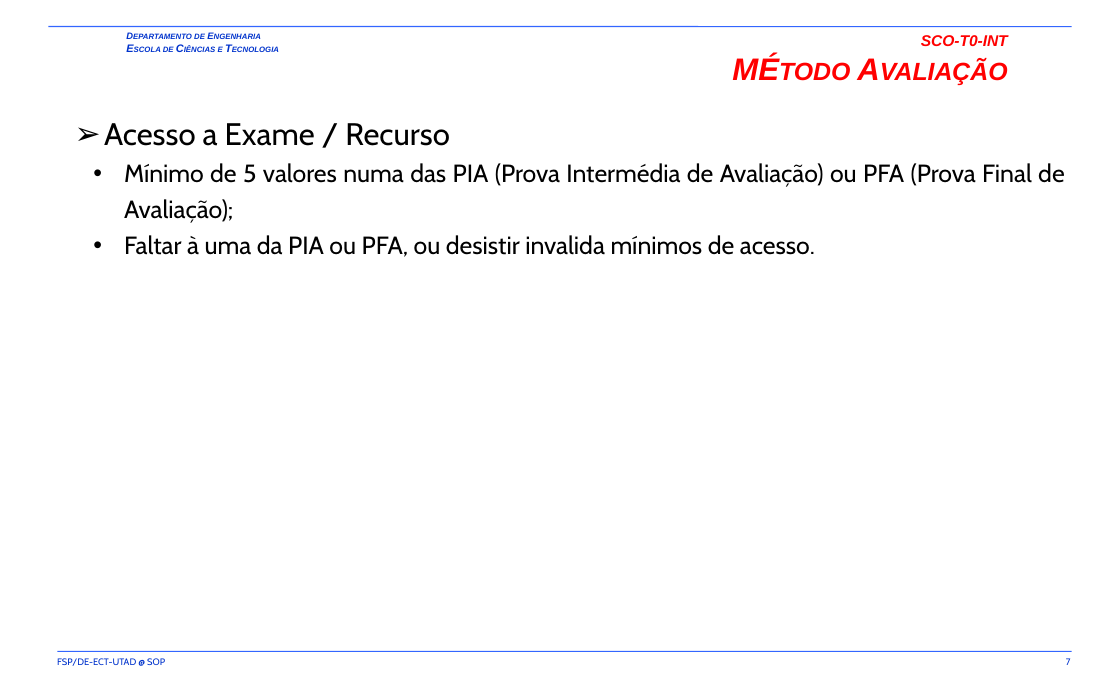
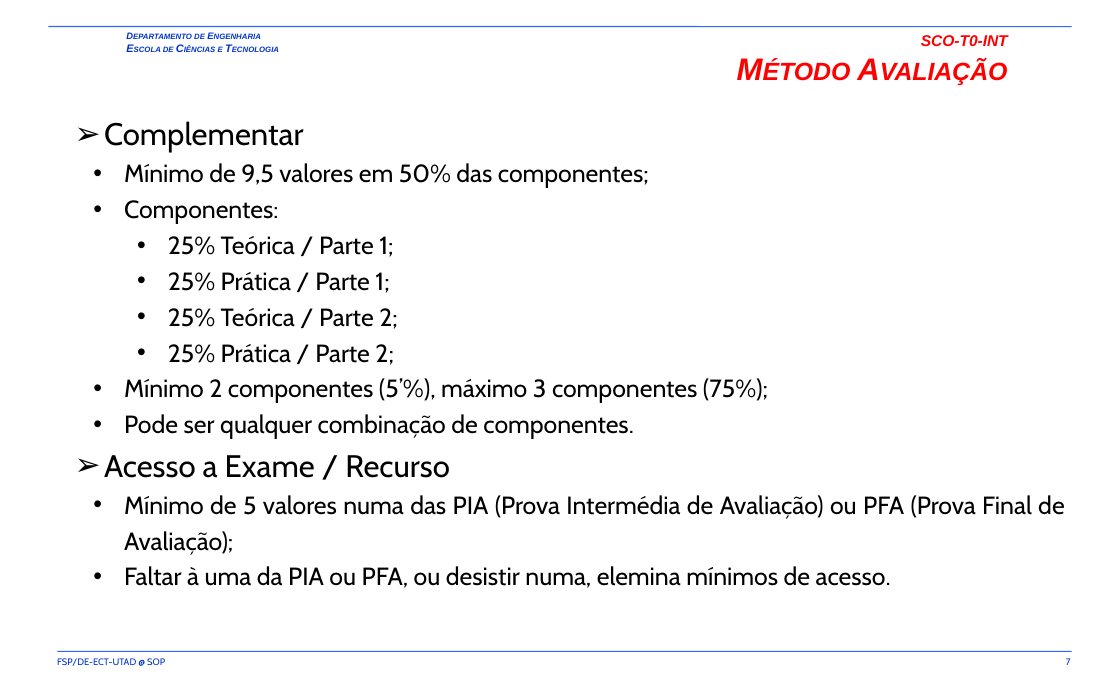
Before and after one commit to fsp864/UTAD-SCO, a slide deck: slide 7 of aulas/t/SCO-T0-INT.pptx. Drawn at 1120x700 pixels with LibreOffice and Linux fonts; fonts in the diff are those of the drawing; background and template pictures are left out. Boxes give left, top, right and bottom in pixels: in the first picture for what was removed or moved away, otherwise in the second. Text is boxed around its words. In the diff, an @@ line names an element or a change of style, - is before the commit and + after.

```diff
--- a/aulas/t/SCO-T0-INT.pptx
+++ b/aulas/t/SCO-T0-INT.pptx
@@ text at [104, 121, 768, 439]: paragraphs added @@
+➢ Complementar
+  • Mínimo de 9,5 valores em 50% das componentes;
+  • Componentes:
+    • 25% Teórica / Parte 1;
+    • 25% Prática / Parte 1;
+    • 25% Teórica / Parte 2;
+    • 25% Prática / Parte 2;
+  • Mínimo 2 componentes (5’%), máximo 3 componentes (75%);
+  • Pode ser qualquer combinação de componentes.
@@ text at [124, 566, 891, 588]: text changed @@
-  • Faltar à uma da PIA ou PFA, ou desistir invalida mínimos de acesso.
+  • Faltar à uma da PIA ou PFA, ou desistir numa, elemina mínimos de acesso.
```
Also in this commit, not shown: 2 other slides changed, 12 other files.
